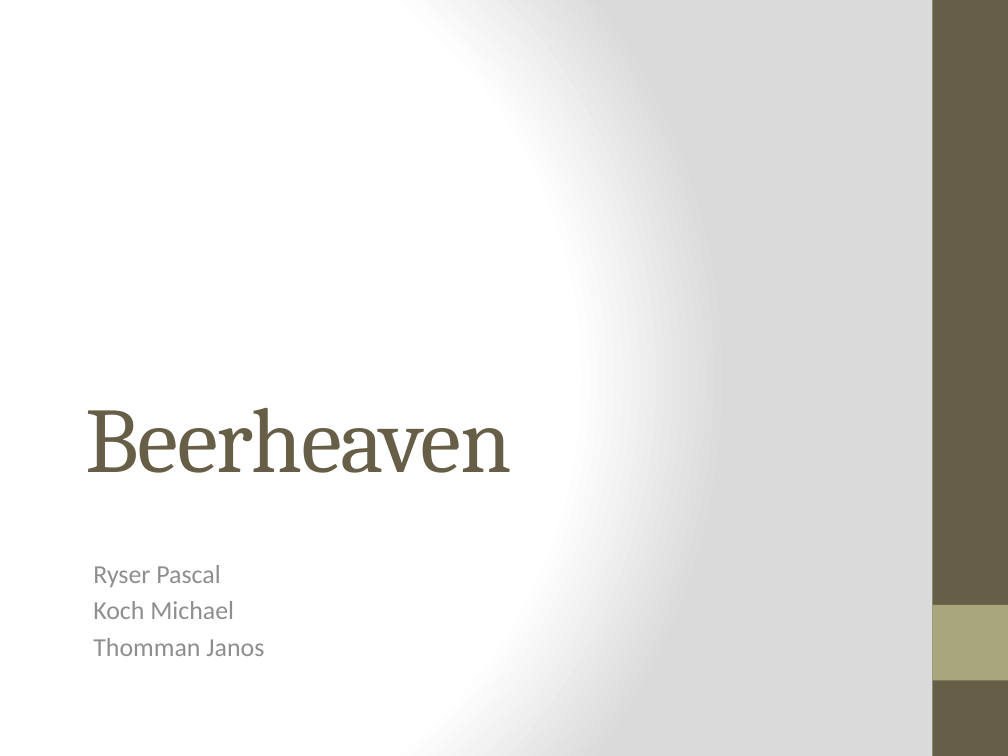
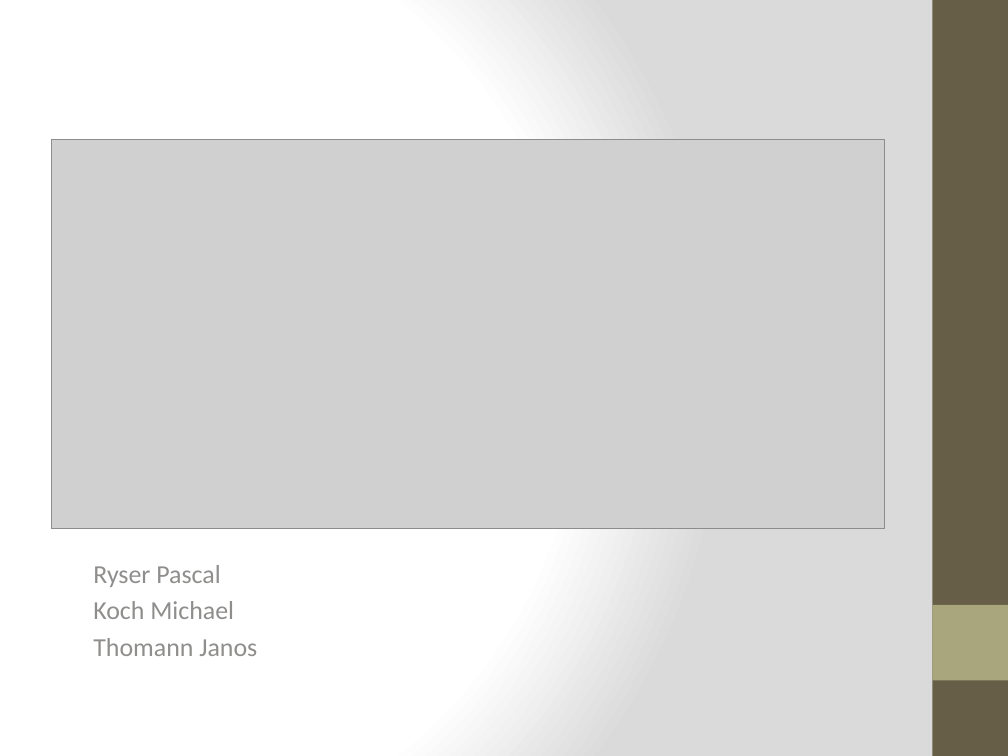
Before and after one commit to kochm8/ch.bfh.bti7054.w2014.p.beerwebshop, a slide deck: slide 1 of doc/Präsentation.pptx. Drawn at 1008x756 pixels with LibreOffice and Linux fonts; fonts in the diff are those of the drawing; grey boxes stand for pictures. Boxes give left, top, right and bottom in pixels: in the first picture for what was removed or moved away, otherwise in the second. Text is boxed around its words. In the diff, an @@ line names an element or a change of style, - is before the commit and + after.

```diff
--- a/doc/Präsentation.pptx
+++ b/doc/Präsentation.pptx
@@ picture added at <box>51,140,885,529</box> @@
@@ title removed at <box>86,407,512,473</box> @@
-Beerheaven
@@ subtitle at <box>93,638,257,656</box>: text changed @@
-Thomman Janos
+Thomann Janos
```
Also in this commit, not shown: 3 other slides changed, 4 other files.
